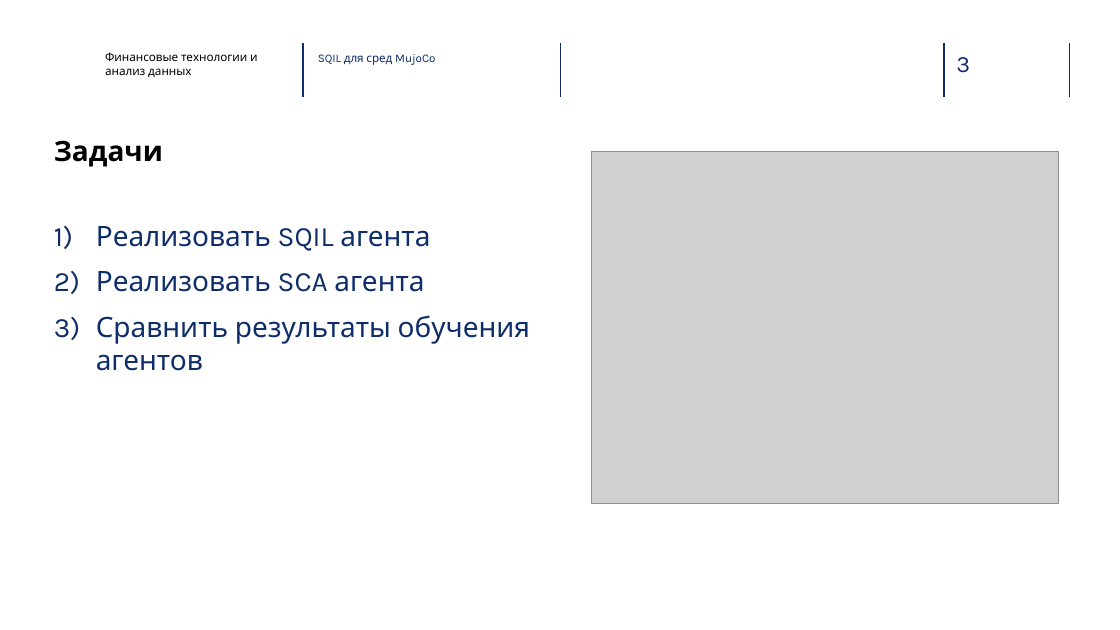
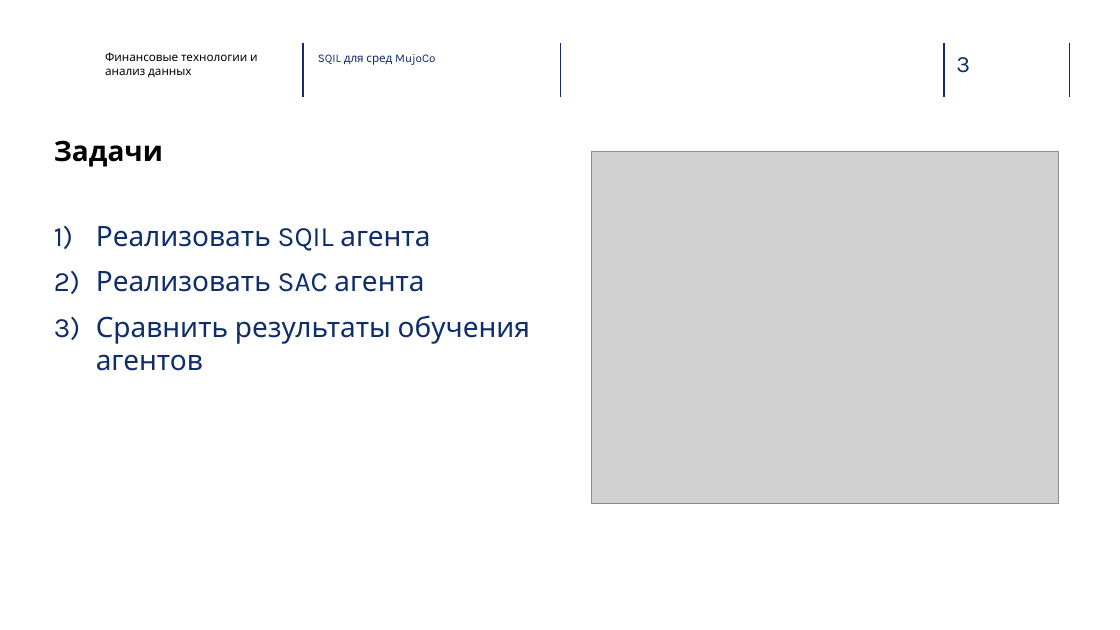
Before and after one commit to NGanzyuk/RL_project, a slide deck: slide 3 of SQIL для сред MuJoCo.pptx. Drawn at 1120x630 pixels with LibreOffice and Linux fonts; fonts in the diff are those of the drawing; grey boxes stand for pictures; background and template pictures are left out. Boxes give left, top, right and bottom in pixels: in the first picture for what was removed or moved away, otherwise in the second. Text is boxed around its words. In the diff, an @@ line names an element or a change of style, - is before the commit and + after.

```diff
--- a/SQIL для сред MuJoCo.pptx
+++ b/SQIL для сред MuJoCo.pptx
@@ text at box(96, 271, 424, 292): text changed @@
-2) Реализовать SCA агента
+2) Реализовать SAC агента
```
Also in this commit, not shown: 1 other slide changed.
